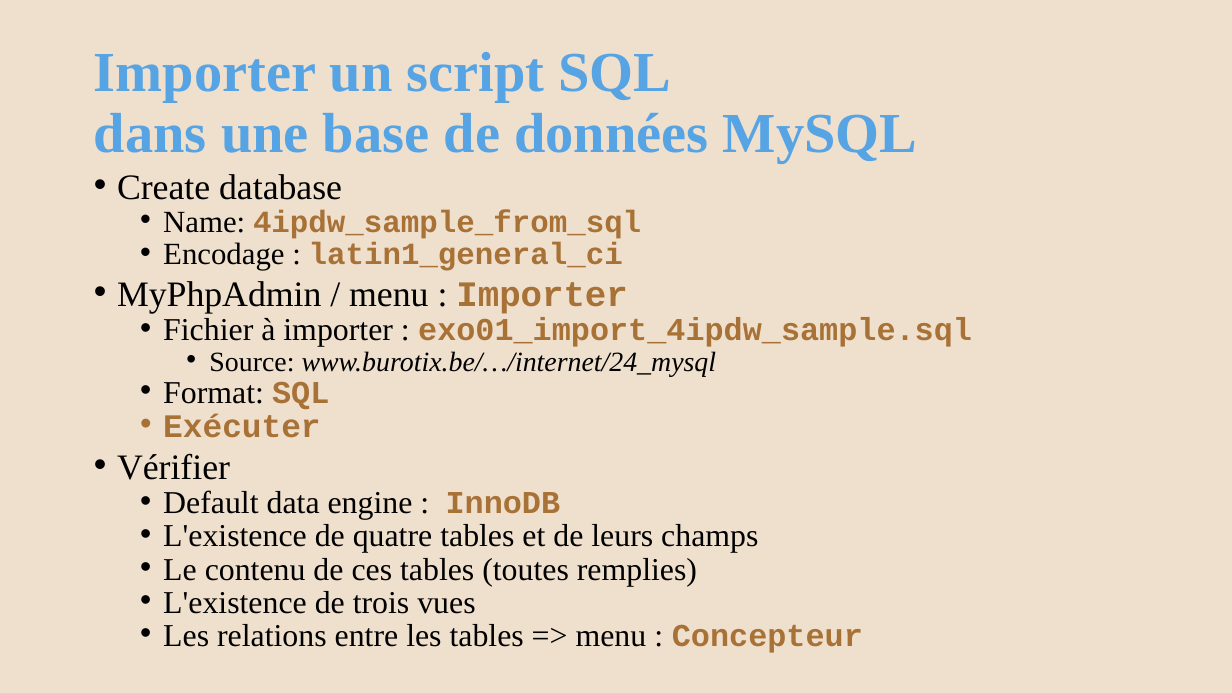
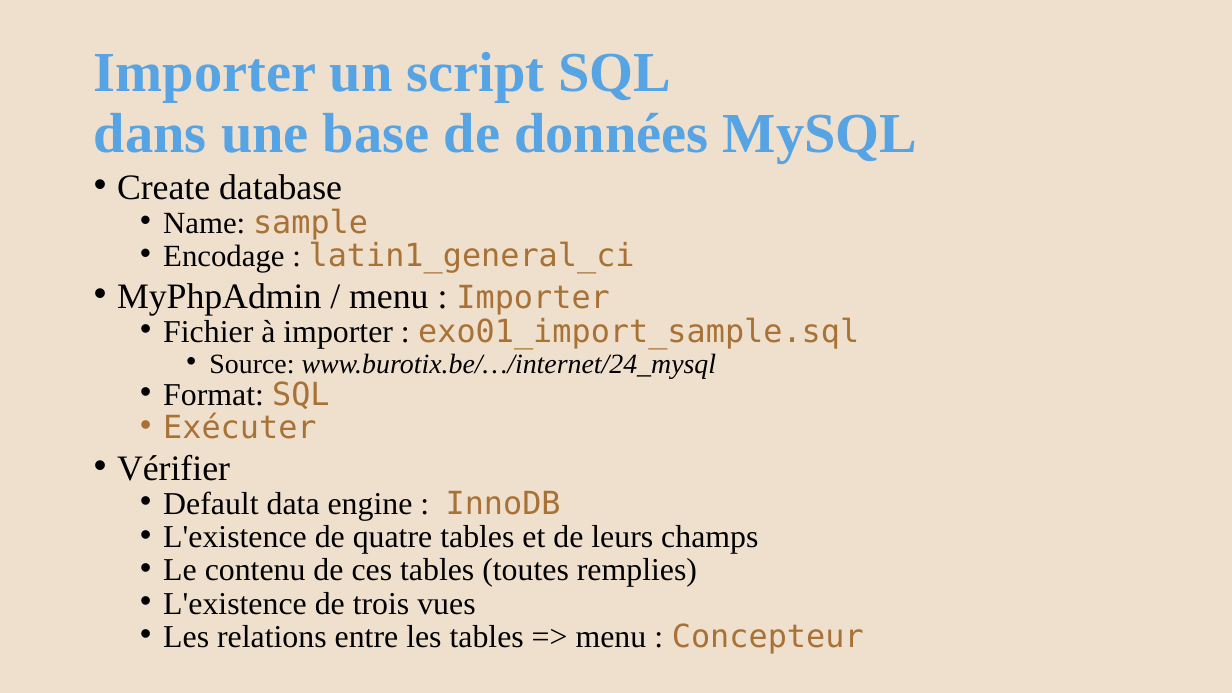
Before and after one commit to AlainWafflard/4IPW3, a slide deck: slide 8 of syllabus/24_intégration_SQL/syllabus_24_sql.pptx. Drawn at 1232x693 pixels with LibreOffice and Linux fonts; fonts in the diff are those of the drawing; background and template pictures are left out. Boxes give left, top, right and bottom in pixels: in the first picture for what was removed or moved away, otherwise in the second. Text is boxed around its words. In the diff, an @@ line names an element or a change of style, - is before the commit and + after.

```diff
--- a/syllabus/24_intégration_SQL/syllabus_24_sql.pptx
+++ b/syllabus/24_intégration_SQL/syllabus_24_sql.pptx
@@ text at box(163, 208, 368, 240): text changed; size 24 to 24.8 pt; font Courier New to DejaVu Sans Mono; bold off @@
-  • Name: 4ipdw_sample_from_sql
+  • Name: sample
@@ text at box(117, 241, 864, 654): size 24 to 24.8 pt in "latin1_general_ci"; font Courier New to DejaVu Sans Mono, bold off in "latin1_general_ci", "Importer", "SQL", "Exécuter" and 2 more places; size 27.9 to 24.8 pt in "Importer"; size 25.6 to 24.8 pt in "Exécuter" @@
@@ text at box(163, 317, 859, 349): text changed; font Courier New to DejaVu Sans Mono; bold off @@
-  • Fichier à importer : exo01_import_4ipdw_sample.sql
+  • Fichier à importer : exo01_import_sample.sql
```
Also in this commit, not shown: 38 other slides changed, 6 slides added, 14 other files.
